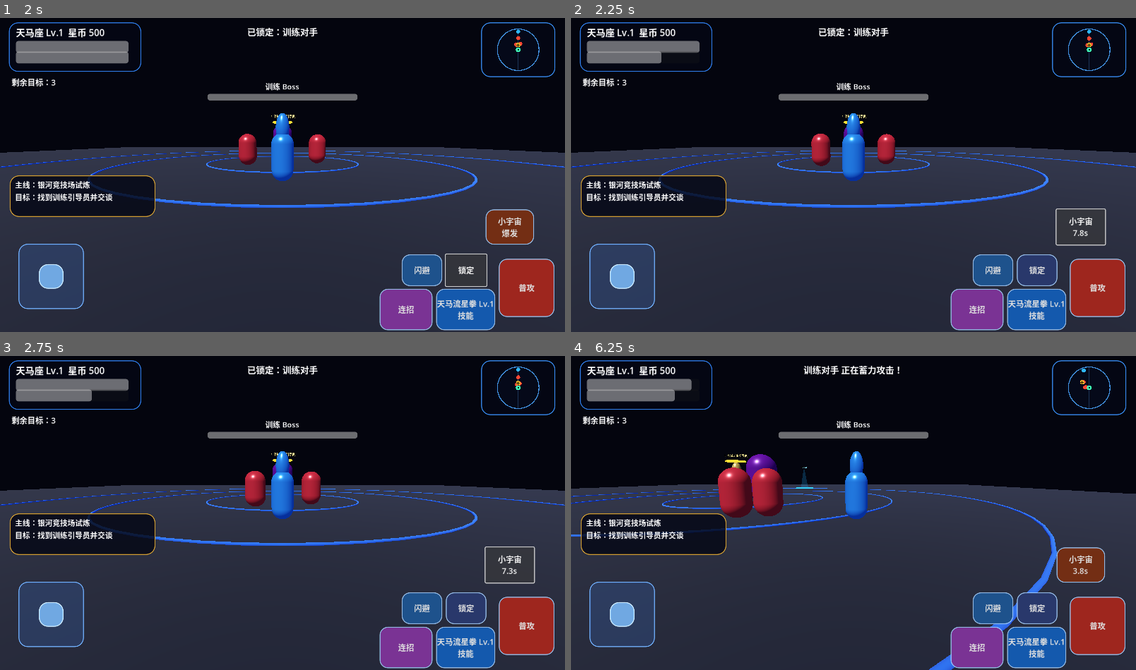
Above: before the commit, frames 1-4 (two rows, left to right).
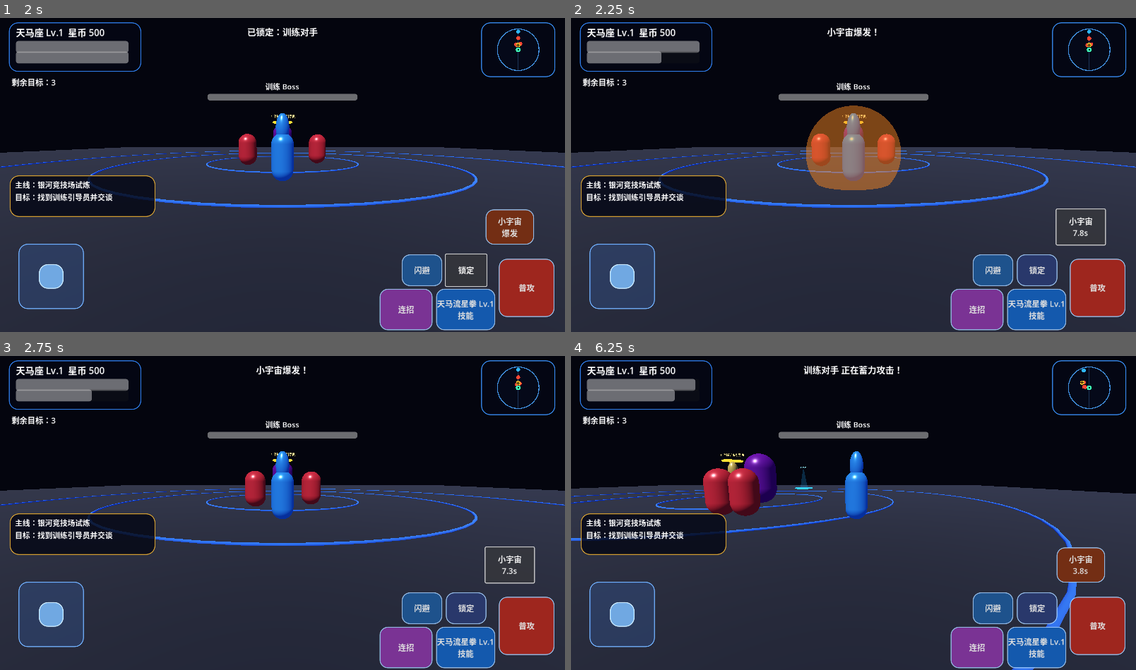
Above: after the commit, the same moments.

Repository: Qazwesrd/Saint-Seiya-Universe-War
Game: Godot game, scene res://scenes/main.tscn
Two runs of this game, one before a commit and one after it. Both use one fixed random seed, a clock stepped at 60 frames per second and the inputs below.
Inputs (mouse positions are in pixels of both pictures, inside the frame that each line leads up to):
- Up to frame 1 (2 s): click "闪避" at 0.5 s; click "锁定" at 1.25 s
- Up to frame 2 (2.25 s): click "小宇宙 爆发" at 2 s
- Up to frame 3 (2.75 s): no input
- Up to frame 4 (6.25 s): click "小宇宙 7.3s" at 2.75 s; click "小宇宙 6.6s" at 3.5 s; tap Enter (ui_accept) at 4.25, 4.52 s; move the mouse to (977, 494) at 4.27 s; hold Right (ui_right) 4.28-5 s; click (977, 494) at 4.42 s; drag from (740, 525) to (825, 575) at 5.02 s; move the mouse to (910, 440) at 5.77 s; hold Right (ui_right) from 5.78 s (still down)

Frame 1 is identical in both runs. In frame 2, 4.0% of the frame differs, in the area x 41-59%, y 3-55%; in frame 3, 0.2%; in frame 4, 3.8%.
Error before the commit: Invalid call. Nonexistent function 'damage_nearby_combat (via call)' in base 'Node3D (game.gd)'. (res://scripts/player.gd:194)

Commit message:
Add shared directional combat hit resolution

Diff:
--- a/game/scripts/game.gd
+++ b/game/scripts/game.gd
@@ -153,6 +153,24 @@
         var offset: Vector3 = enemy.global_position - player.global_position
         if offset.length() <= reach and (offset.length() < 0.1 or forward.dot(offset.normalized()) >= cos(deg_to_rad(cone_degrees * 0.5))):
             enemy.call("take_damage", damage)
+func damage_nearby_combat(damage: float, reach: float, cone_degrees: float, knockback: float, launch: float, stagger: float) -> void:
+    if not is_instance_valid(player):
+        return
+    var forward := -player.global_transform.basis.z
+    for enemy in enemies.duplicate():
+        if not is_instance_valid(enemy):
+            enemies.erase(enemy)
+            continue
+        var offset: Vector3 = enemy.global_position - player.global_position
+        var distance := offset.length()
+        if distance > reach:
+            continue
+        if distance >= 0.1 and forward.dot(offset.normalized()) < cos(deg_to_rad(cone_degrees * 0.5)):
+            continue
+        enemy.call("take_damage", damage)
+        if is_instance_valid(enemy) and enemy.has_method("apply_hit_reaction"):
+            enemy.call("apply_hit_reaction", offset.normalized(), knockback, launch, stagger)
+
 func on_enemy_defeated(enemy: Node3D) -> void:
     QuestManager.on_enemy_defeated(bool(enemy.get("is_boss")))
     CollectionSystem.record_enemy_defeat(bool(enemy.get("is_boss")) )
